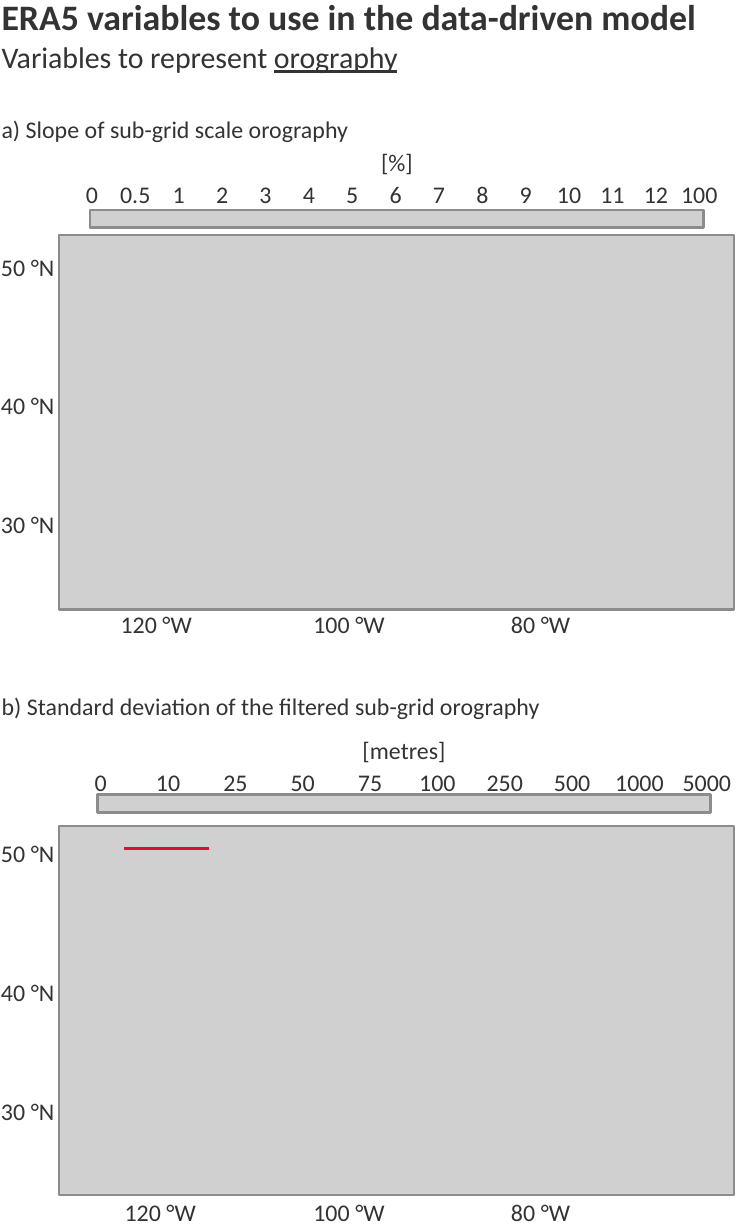
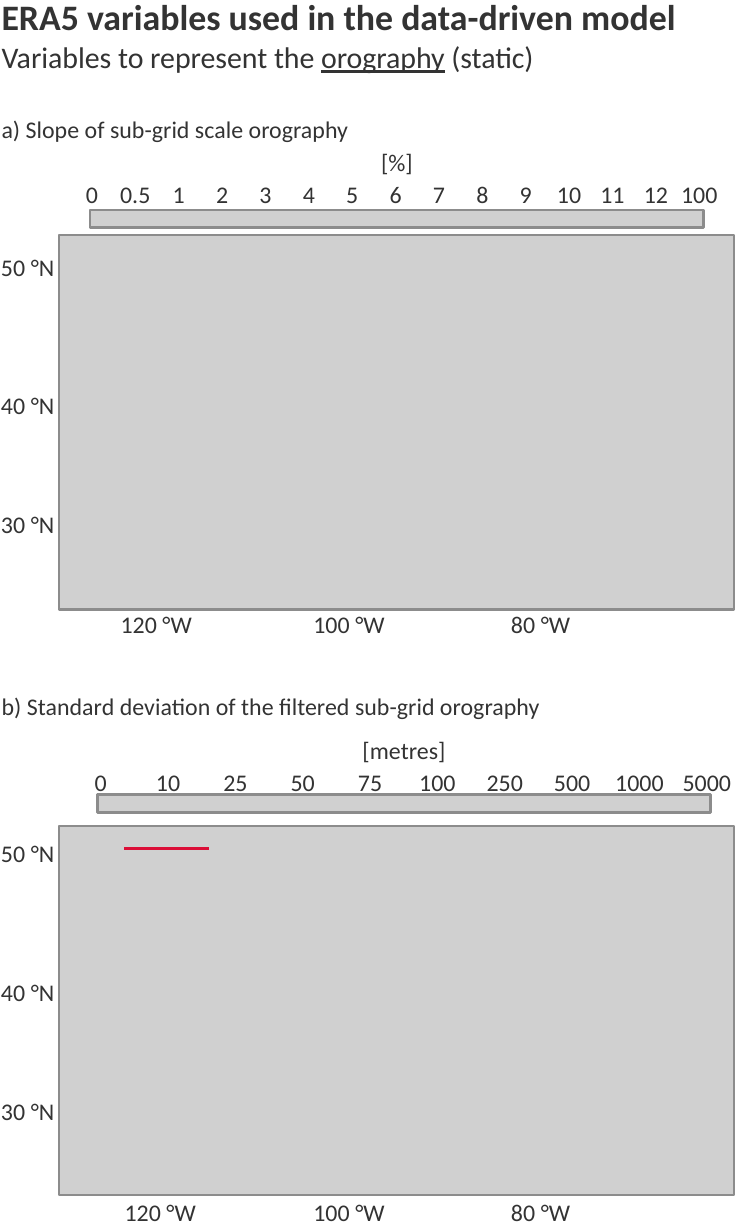
Before and after one commit to FatimaPillosu/thesis, a slide deck: slide 1 of chapter_03/figures/orography.pptx. Drawn at 737x1232 pixels with LibreOffice and Linux fonts; fonts in the diff are those of the drawing; grey boxes stand for pictures. Boxes give left, top, right and bottom in pixels: in the first picture for what was removed or moved away, otherwise in the second. Text is boxed around its words. In the diff, an @@ line names an element or a change of style, - is before the commit and + after.

```diff
--- a/chapter_03/figures/orography.pptx
+++ b/chapter_03/figures/orography.pptx
@@ text at (2, 5, 675, 73): text changed; size 12 to 10 pt; bold off @@
-ERA5 variables to use in the data-driven model
-Variables to represent orography
+ERA5 variables used in the data-driven model
+Variables to represent the orography (static)
```
Also in this commit, not shown: 2 other files.
